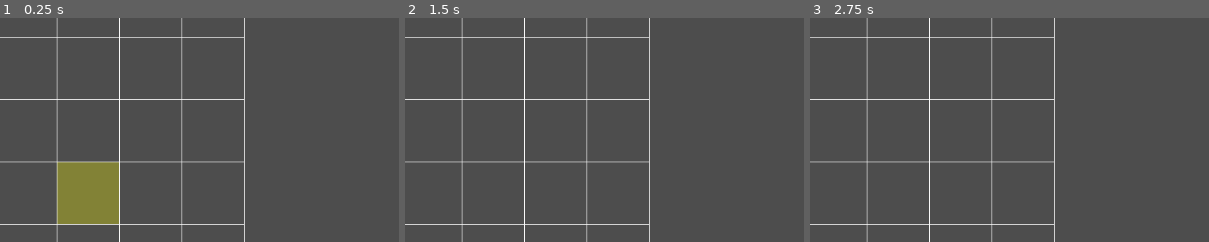
Above: before the commit, frames 1-3 (left to right).
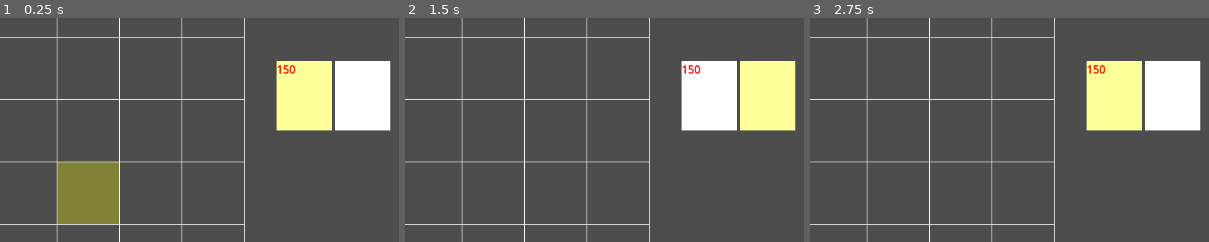
Above: after the commit, the same moments.

Repository: Traveler582/medieval-pvz
Game: Godot game, scene res://scenes/levels/level.tscn
Two runs of this game, one before a commit and one after it. Both use one fixed random seed, a clock stepped at 60 frames per second and the inputs below.
Inputs (mouse positions are % of the whole screen's width and height, from its top left):
- Up to frame 1 (0.25 s): no input
- Up to frame 2 (1.5 s): click (80, 28) at 0.5 s, where only the run after the commit has a clickable "150"; click (87, 28) at 1.25 s, where only the run after the commit has a clickable "10"
- Up to frame 3 (2.75 s): click (80, 28) at 2 s, where only the run after the commit has a clickable "150"
The pictures show only the part of the screen within x 41-91%, y 11-61%; the shares and areas given below are measured in that part.

The runs differ from the first frame. In frame 1, 8.8% of the frame differs, in the area x 69-98%, y 19-51%; in frame 2, 8.8%; in frame 3, 8.8%.

Commit message:
Added Archer unit with ranged projectile combat, and Unit selection UI (during active round. 'what units you take into battle' will be later

Diff:
--- /dev/null
+++ b/medieval-pvz/resources/units/archer.tres
@@ -0,0 +1,15 @@
+[gd_resource type="Resource" script_class="UnitData" format=3 uid="uid://cpdrt83c12ltx"]
+
+[ext_resource type="PackedScene" uid="uid://cqkeuygsw4xp2" path="res://scenes/units/projectiles/arrow.tscn" id="1_ln5bf"]
+[ext_resource type="Script" uid="uid://dupi3dabj71cq" path="res://resources/units/unit_data.gd" id="1_nar3q"]
+
+[resource]
+script = ExtResource("1_nar3q")
+unit_name = "archer"
+cost = 150
+health = 2
+damage = 1
+attack_range = 3
+scene_path = "res://scenes/units/archer.tscn"
+projectile_scene = ExtResource("1_ln5bf")
+metadata/_custom_type_script = "uid://dupi3dabj71cq"
--- a/medieval-pvz/resources/units/knight.tres
+++ b/medieval-pvz/resources/units/knight.tres
@@ -4,7 +4,9 @@
 
 [resource]
 script = ExtResource("1_1hfx2")
+unit_name = "knight"
 cost = 10
 health = 5
 damage = 3
+scene_path = "res://scenes/units/knight.tscn"
 metadata/_custom_type_script = "uid://dupi3dabj71cq"
--- a/medieval-pvz/resources/units/unit_data.gd
+++ b/medieval-pvz/resources/units/unit_data.gd
@@ -7,4 +7,5 @@
 @export var damage: int = 0
 @export var attack_speed: float = 1.0
 @export var attack_range: int = 1
-@export var scene: PackedScene
+@export var scene_path: String = ""
+@export var projectile_scene: PackedScene
--- a/medieval-pvz/scenes/levels/level.gd
+++ b/medieval-pvz/scenes/levels/level.gd
@@ -3,18 +3,24 @@
 @onready var gold_label: Label = $gold_label
 @onready var grid: Node2D = $Grid
 @onready var castle: Node2D = $Castle
-# TODO <LK>: Change this to have a different value based on the unit the player has selected
-#      at the current moment
-var selected_unit_data: UnitData = preload("res://resources/units/knight.tres")
+@onready var unit_selector: Control = $UnitSelector
+var selected_unit_data: UnitData = null
 
 func _ready():
+	print("LEVEL READY - this script is running")
 	GoldManager.gold_changed.connect(_on_gold_changed)
 	gold_label.text = "Gold: " + str(GoldManager.gold)
 	grid.cell_selected.connect(_on_cell_selected)
 	WaveManager.initialize(grid, self)
 	WaveManager.endless_mode = true
 	WaveManager.start_wave(WaveManager.generate_wave(5))
-	#castle.castle_reached.connect(_on_castle_reached)
+	castle.castle_reached.connect(_on_castle_reached)
+	unit_selector.unit_selected.connect(_on_unit_selected)
+	selected_unit_data = unit_selector.selected_data
+
+func _on_unit_selected(data: UnitData) -> void:
+	selected_unit_data = data
+	print("Selected Unit changed to: ", data)
 
 func _on_castle_reached() -> void:
 	print("GAME OVER")
@@ -31,10 +37,11 @@
 		place_unit(cell)
 
 func place_unit(cell: Vector2i) -> void:
-	var unit_scene: PackedScene = preload("res://scenes/units/knight.tscn")
+	var unit_scene: PackedScene = load(selected_unit_data.scene_path)
 	var unit = unit_scene.instantiate()
 	unit.position = grid.grid_to_world(cell)
 	unit.grid_cell = cell
 	unit.grid_ref = grid
+	unit.data = selected_unit_data
 	add_child(unit)
 	grid.occupy_unit_cell(cell, unit)
--- a/medieval-pvz/scenes/levels/level.tscn
+++ b/medieval-pvz/scenes/levels/level.tscn
@@ -3,6 +3,7 @@
 [ext_resource type="PackedScene" uid="uid://nmybykohms1y" path="res://scenes/grid/grid.tscn" id="1_377w7"]
 [ext_resource type="Script" uid="uid://c1jpt8ufgkviu" path="res://scenes/levels/level.gd" id="1_bovvr"]
 [ext_resource type="PackedScene" uid="uid://p8fk0kpnxecj" path="res://scenes/castle/castle.tscn" id="3_b2cq8"]
+[ext_resource type="PackedScene" uid="uid://cj7daalehiibm" path="res://scenes/ui/unit_selector.tscn" id="4_xb4v1"]
 
 [node name="Level" type="Node2D" unique_id=1118356259]
 script = ExtResource("1_bovvr")
@@ -15,3 +16,9 @@
 
 [node name="Castle" parent="." unique_id=1725258839 instance=ExtResource("3_b2cq8")]
 position = Vector2(27, 6)
+
+[node name="UnitSelector" parent="." unique_id=1929263082 instance=ExtResource("4_xb4v1")]
+offset_left = 876.0
+offset_top = 133.0
+offset_right = 876.0
+offset_bottom = 133.0
--- /dev/null
+++ b/medieval-pvz/scenes/ui/unit_button.tscn
@@ -0,0 +1,33 @@
+[gd_scene format=3 uid="uid://vryns5fg1cuf"]
+
+[ext_resource type="Script" uid="uid://8eqs3b3k3q2o" path="res://scripts/ui/unit_button.gd" id="1_44ypy"]
+[ext_resource type="Resource" uid="uid://c7ky0iyqgdtma" path="res://resources/units/knight.tres" id="2_r7ccp"]
+
+[node name="UnitButton" type="Button" unique_id=1569293649]
+custom_minimum_size = Vector2(80, 80)
+anchors_preset = 15
+anchor_right = 1.0
+anchor_bottom = 1.0
+offset_right = -1072.0
+offset_bottom = -568.0
+grow_horizontal = 2
+grow_vertical = 2
+script = ExtResource("1_44ypy")
+unit_data = ExtResource("2_r7ccp")
+
+[node name="ColorRect" type="ColorRect" parent="." unique_id=753062213]
+layout_mode = 1
+anchors_preset = 15
+anchor_right = 1.0
+anchor_bottom = 1.0
+grow_horizontal = 2
+grow_vertical = 2
+mouse_filter = 1
+
+[node name="Label" type="Label" parent="." unique_id=1218305640]
+layout_mode = 1
+anchors_preset = 15
+anchor_right = 1.0
+anchor_bottom = 1.0
+grow_horizontal = 2
+grow_vertical = 2
--- /dev/null
+++ b/medieval-pvz/scenes/ui/unit_selector.tscn
@@ -0,0 +1,26 @@
+[gd_scene format=3 uid="uid://cj7daalehiibm"]
+
+[ext_resource type="PackedScene" uid="uid://vryns5fg1cuf" path="res://scenes/ui/unit_button.tscn" id="1_oe1yp"]
+[ext_resource type="Script" uid="uid://ddg5htsg87tlp" path="res://scripts/ui/unit_selector.gd" id="1_q6o2m"]
+[ext_resource type="Resource" uid="uid://cpdrt83c12ltx" path="res://resources/units/archer.tres" id="3_c2u1c"]
+
+[node name="UnitSelector" type="Control" unique_id=1929263082]
+layout_mode = 3
+anchors_preset = 15
+anchor_right = 1.0
+anchor_bottom = 1.0
+grow_horizontal = 2
+grow_vertical = 2
+script = ExtResource("1_q6o2m")
+
+[node name="HBoxContainer" type="HBoxContainer" parent="." unique_id=714690369]
+layout_mode = 0
+offset_right = 200.0
+offset_bottom = 100.0
+
+[node name="ArcherButton" parent="HBoxContainer" unique_id=1569293649 instance=ExtResource("1_oe1yp")]
+layout_mode = 2
+unit_data = ExtResource("3_c2u1c")
+
+[node name="KnightButton" parent="HBoxContainer" unique_id=1299772144 instance=ExtResource("1_oe1yp")]
+layout_mode = 2
--- /dev/null
+++ b/medieval-pvz/scenes/units/archer.tscn
@@ -0,0 +1,25 @@
+[gd_scene format=3 uid="uid://ht6jyld44kwt"]
+
+[ext_resource type="Script" uid="uid://csqyww0bbl8xh" path="res://scripts/units/archer.gd" id="1_5ijr0"]
+
+[sub_resource type="RectangleShape2D" id="RectangleShape2D_p10bi"]
+
+[node name="Archer" type="Node2D" unique_id=779808540]
+script = ExtResource("1_5ijr0")
+
+[node name="Area2D" type="Area2D" parent="." unique_id=1285244713]
+
+[node name="CollisionShape2D" type="CollisionShape2D" parent="Area2D" unique_id=431554913]
+shape = SubResource("RectangleShape2D_p10bi")
+
+[node name="ProgressBar" type="ProgressBar" parent="." unique_id=1169281662]
+offset_right = 4.0
+offset_bottom = 27.0
+
+[node name="ColorRect" type="ColorRect" parent="." unique_id=482637962]
+custom_minimum_size = Vector2(90, 90)
+offset_left = -45.0
+offset_top = -45.0
+offset_right = 45.0
+offset_bottom = 45.0
+color = Color(0, 0.40392157, 0, 1)
--- /dev/null
+++ b/medieval-pvz/scenes/units/projectiles/arrow.tscn
@@ -0,0 +1,10 @@
+[gd_scene format=3 uid="uid://cqkeuygsw4xp2"]
+
+[ext_resource type="Script" uid="uid://cx8bgydkw3pd1" path="res://scripts/units/projectiles/arrow.gd" id="1_pbyym"]
+
+[node name="Arrow" type="Node2D" unique_id=1114541354]
+script = ExtResource("1_pbyym")
+
+[node name="ColorRect" type="ColorRect" parent="." unique_id=900578908]
+offset_right = 40.0
+offset_bottom = 4.0
--- /dev/null
+++ b/medieval-pvz/scripts/ui/unit_button.gd
@@ -0,0 +1,33 @@
+extends Button
+
+signal unit_selected(data: UnitData)
+
+@export var unit_data: UnitData
+
+@onready var cost_label: Label = $Label
+@onready var color_rect: ColorRect = $ColorRect
+
+func _ready():
+	cost_label.text = str(unit_data.cost)
+	pressed.connect(_on_pressed)
+	GoldManager.gold_changed.connect(_on_gold_changed)
+	_update_affordability(GoldManager.gold)
+
+func _on_pressed():
+	print("Button pressed: ", unit_data.unit_name)
+	unit_selected.emit(unit_data)
+
+func _on_gold_changed(new_amount: int) -> void:
+	_update_affordability(new_amount)
+
+func _update_affordability(gold: int) -> void:
+	if gold < unit_data.cost:
+		cost_label.modulate = Color.RED
+	else:
+		cost_label.modulate = Color.WHITE
+
+func set_selected(is_selected: bool) -> void:
+	if is_selected:
+		modulate = Color(1.0, 1.0, 0.6)
+	else:
+		modulate = Color.WHITE
--- /dev/null
+++ b/medieval-pvz/scripts/ui/unit_selector.gd
@@ -0,0 +1,24 @@
+extends Control
+
+signal unit_selected(data: UnitData)
+
+@onready var button_container: HBoxContainer = $HBoxContainer
+
+var buttons: Array = []
+var selected_data: UnitData = null
+
+func _ready():
+	print("UnitSelector ready, button count: ", button_container.get_children().size())
+	for child in button_container.get_children():
+		buttons.append(child)
+		child.unit_selected.connect(_on_unit_selected)
+
+	if buttons.size() > 0:
+		print("Auto-selecting first button")
+		_on_unit_selected(buttons[0].unit_data)
+
+func _on_unit_selected(data: UnitData) -> void:
+	selected_data = data
+	unit_selected.emit(data)
+	for b in buttons:
+		b.set_selected(b.unit_data == data)
--- /dev/null
+++ b/medieval-pvz/scripts/units/archer.gd
@@ -0,0 +1,2 @@
+extends Unit
+class_name Archer
--- /dev/null
+++ b/medieval-pvz/scripts/units/projectiles/arrow.gd
@@ -0,0 +1,19 @@
+extends Node2D
+class_name Arrow
+
+var target: Node = null
+var damage: int = 0
+var speed: float = 600.0
+
+func _process(delta):
+	if not is_instance_valid(target):
+		queue_free()
+		return
+
+	var direction = (target.global_position - global_position).normalized()
+	position += direction * speed * delta
+
+	if global_position.distance_to(target.global_position) < 10:
+		if not target.is_dead:
+			target.take_damage(damage)
+		queue_free()
--- a/medieval-pvz/scripts/units/unit.gd
+++ b/medieval-pvz/scripts/units/unit.gd
@@ -3,7 +3,7 @@
 
 @export var data: UnitData
 @onready var health_bar: ProgressBar = $ProgressBar
-@onready var sprite: AnimatedSprite2D = $Sprite
+@onready var sprite: AnimatedSprite2D = get_node_or_null("Sprite")
 
 var current_health: int
 var grid_cell: Vector2i
@@ -18,7 +18,8 @@
 		current_health = data.health
 		health_bar.max_value = data.health
 		health_bar.value = current_health
-	sprite.play("idle")
+	if sprite:
+		sprite.play("idle")
 
 func _process(delta):
 	if is_dead or not grid_ref:
@@ -31,14 +32,16 @@
 			attack_timer = 0.0
 			start_attack(same_cell_enemy)
 		return
+
 	current_target = find_target_in_range()
+
 	if current_target:
 		attack_timer += delta
 		if attack_timer >= 1.0 / data.attack_speed:
 			attack_timer = 0.0
 			start_attack(current_target)
 	else:
-		if sprite.animation != "idle":
+		if sprite and sprite.animation != "idle":
 			sprite.play("idle")
 
 func find_target_in_range() -> Node:
@@ -51,15 +54,46 @@
 
 func start_attack(target: Node) -> void:
 	is_attacking = true
-	var impact_frame = play_random_attack()
-	var damage_applied = false
-	while sprite.is_playing():
-		if sprite.frame >= impact_frame and not damage_applied:
-			damage_applied = true
+
+	if not sprite:
+		# No sprite yet (placeholder unit) — resolve attack instantly
+		if data.projectile_scene:
+			fire_projectile(target)
+		else:
 			if not is_dead and is_instance_valid(target) and not target.is_dead:
 				target.take_damage(data.damage)
-		await get_tree().process_frame
-	is_attacking = false
+		is_attacking = false
+		return
+
+	if data.projectile_scene:
+		var impact_frame = play_random_attack()
+		var fired = false
+		while sprite.is_playing():
+			if sprite.frame >= impact_frame and not fired:
+				fired = true
+				fire_projectile(target)
+			await get_tree().process_frame
+		is_attacking = false
+	else:
+		var impact_frame = play_random_attack()
+		var damage_applied = false
+		while sprite.is_playing():
+			if sprite.frame >= impact_frame and not damage_applied:
+				damage_applied = true
+				if not is_dead and is_instance_valid(target) and not target.is_dead:
+					target.take_damage(data.damage)
+			await get_tree().process_frame
+		is_attacking = false
+
+func fire_projectile(target: Node) -> void:
+	if is_dead or not is_instance_valid(target) or target.is_dead:
+		return
+	var arrow_scene = data.projectile_scene
+	var arrow = arrow_scene.instantiate()
+	arrow.target = target
+	arrow.damage = data.damage
+	arrow.global_position = global_position
+	get_tree().current_scene.add_child(arrow)
 
 func play_random_attack() -> int:
 	var attack_animations = {
@@ -72,22 +106,23 @@
 	return attack_animations[chosen]
 
 func take_damage(amount: int) -> void:
-	print("Unit took damage: ", amount, " at time: ", Time.get_ticks_msec())
 	current_health -= amount
 	health_bar.value = current_health
 	if current_health <= 0:
 		die()
 	else:
-		sprite.play("hurt")
-		await sprite.animation_finished
-		if not is_dead:
-			sprite.play("idle")
+		if sprite:
+			sprite.play("hurt")
+			await sprite.animation_finished
+			if not is_dead:
+				sprite.play("idle")
 
 func die() -> void:
 	is_dead = true
 	attack_timer = 0.0
-	sprite.play("death")
 	if grid_ref and grid_ref.is_valid_cell(grid_cell):
 		grid_ref.free_unit_cell(grid_cell)
-	await sprite.animation_finished
+	if sprite:
+		sprite.play("death")
+		await sprite.animation_finished
 	queue_free()
Not shown, added: medieval-pvz/scripts/ui/unit_button.gd.uid
Not shown, added: medieval-pvz/scripts/ui/unit_selector.gd.uid
Not shown, added: medieval-pvz/scripts/units/archer.gd.uid
Not shown, added: medieval-pvz/scripts/units/projectiles/arrow.gd.uid
